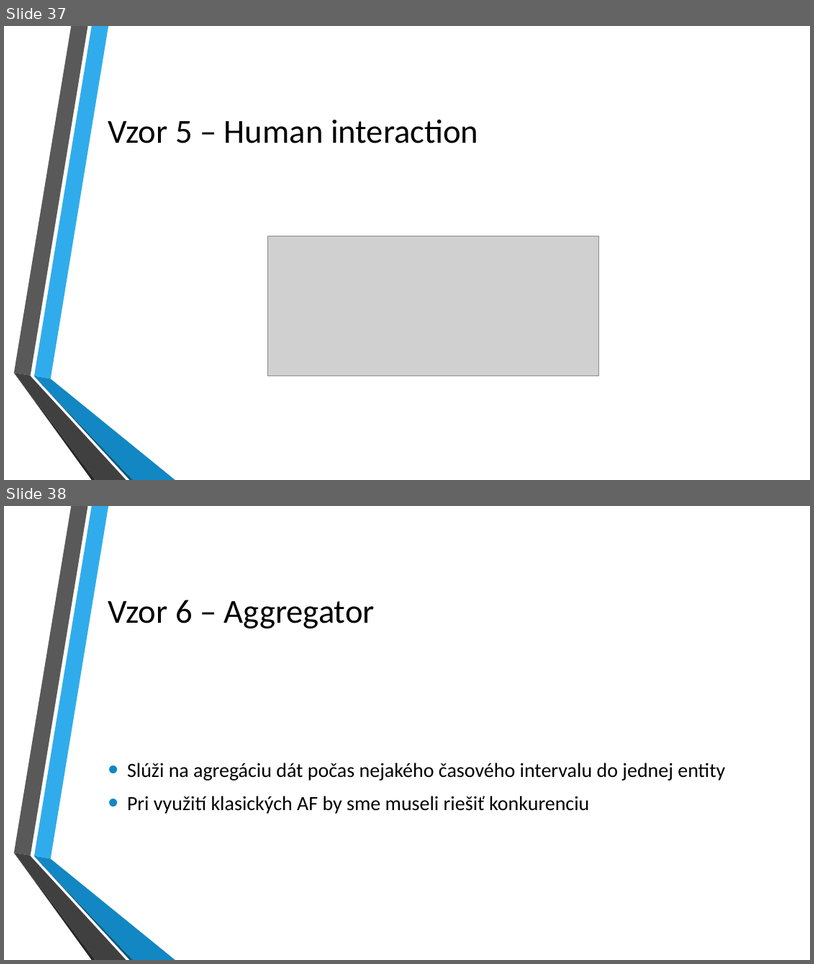
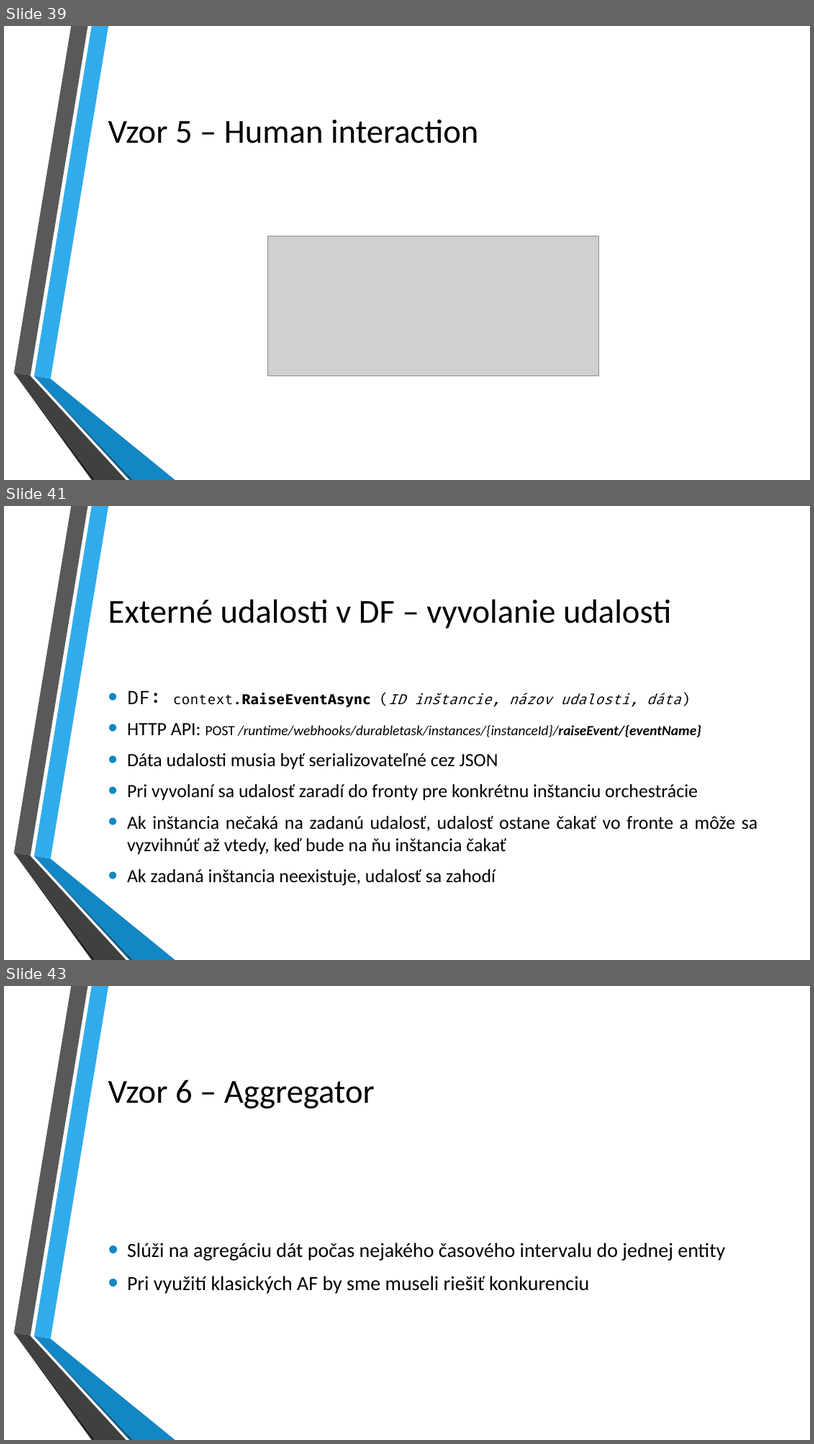
Before and after one commit to kubinko/Azure-Resources-Overview, a slide deck: 05 - Durable Functions/Durable Functions.pptx. Shown one above the other, each under a label of ours: slides 37 and 38 before the commit, slides 39, 41 and 43 after it; the slides between them are not shown. The pictures are 814x964 and 814x1444 pixels, drawn with LibreOffice and Linux fonts; fonts in the diff are those of the drawing; grey boxes stand for pictures; background and template pictures are left out. Boxes give left, top, right and bottom in pixels: in the first picture for what was removed or moved away, otherwise in the second. Text is boxed around its words. In the diff, an @@ line names an element or a change of style, - is before the commit and + after.

Commit message:
Durable Function slides (beta).

```diff
--- a/05 - Durable Functions/Durable Functions.pptx
+++ b/05 - Durable Functions/Durable Functions.pptx
@@ slide 41 added at [4,506,810,960], background picture (left out); not listed: 6 template elements that a slide beside it also shows @@
@@ title added at [108,599,671,628], 40 pt, text #000000 @@
+Externé udalosti v DF – vyvolanie udalosti
@@ text added at [127,690,759,885], 22.2 pt, text #000000 @@
+• DF: context.RaiseEventAsync (ID inštancie, názov udalosti, dáta)
+• HTTP API: POST /runtime/webhooks/durabletask/instances/{instanceId}/raiseEvent/{eventName}
+• Dáta udalosti musia byť serializovateľné cez JSON
+• Pri vyvolaní sa udalosť zaradí do fronty pre konkrétnu inštanciu orchestrácie
+• Ak inštancia nečaká na zadanú udalosť, udalosť ostane čakať vo fronte a môže sa vyzvihnúť až vtedy, keď bude na ňu inštancia čakať
+• Ak zadaná inštancia neexistuje, udalosť sa zahodí
@@ what was slide 37 is now slide 39 @@
@@ what was slide 38 is now slide 43 @@
```
Also in this commit, not shown: 4 slides changed, 9 other slides added, 1 slide removed.
